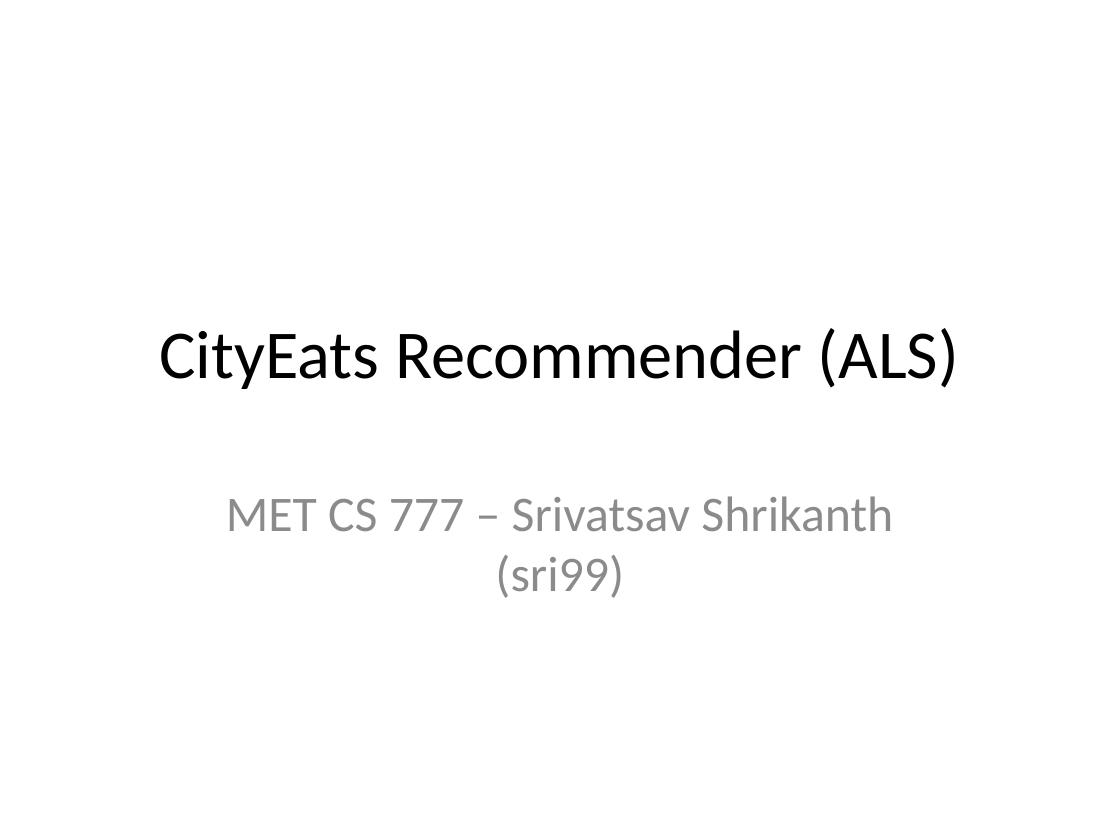
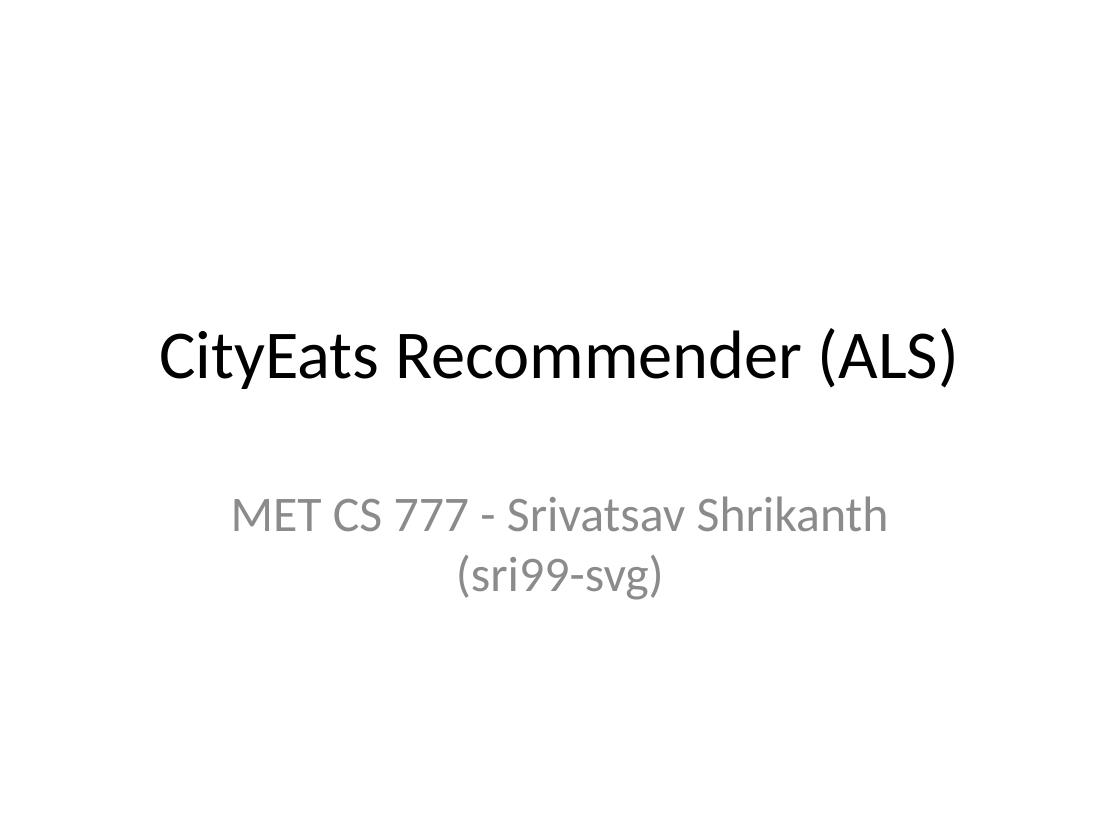
Before and after one commit to MET-CS-777/cs777-final-project-sri99-svg, a slide deck: slide 1 of SLIDES.pptx. Drawn at 1120x840 pixels with LibreOffice and Linux fonts; fonts in the diff are those of the drawing. Boxes give left, top, right and bottom in pixels: in the first picture for what was removed or moved away, otherwise in the second. Text is boxed around its words. In the diff, an @@ line names an element or a change of style, - is before the commit and + after.

```diff
--- a/SLIDES.pptx
+++ b/SLIDES.pptx
@@ subtitle at box(231, 496, 889, 600): text changed @@
-MET CS 777 – Srivatsav Shrikanth (sri99)
+MET CS 777 - Srivatsav Shrikanth (sri99-svg)
```
Also in this commit, not shown: 3 other slides changed, 4 slides added, 1 slide removed, 2 other files.
